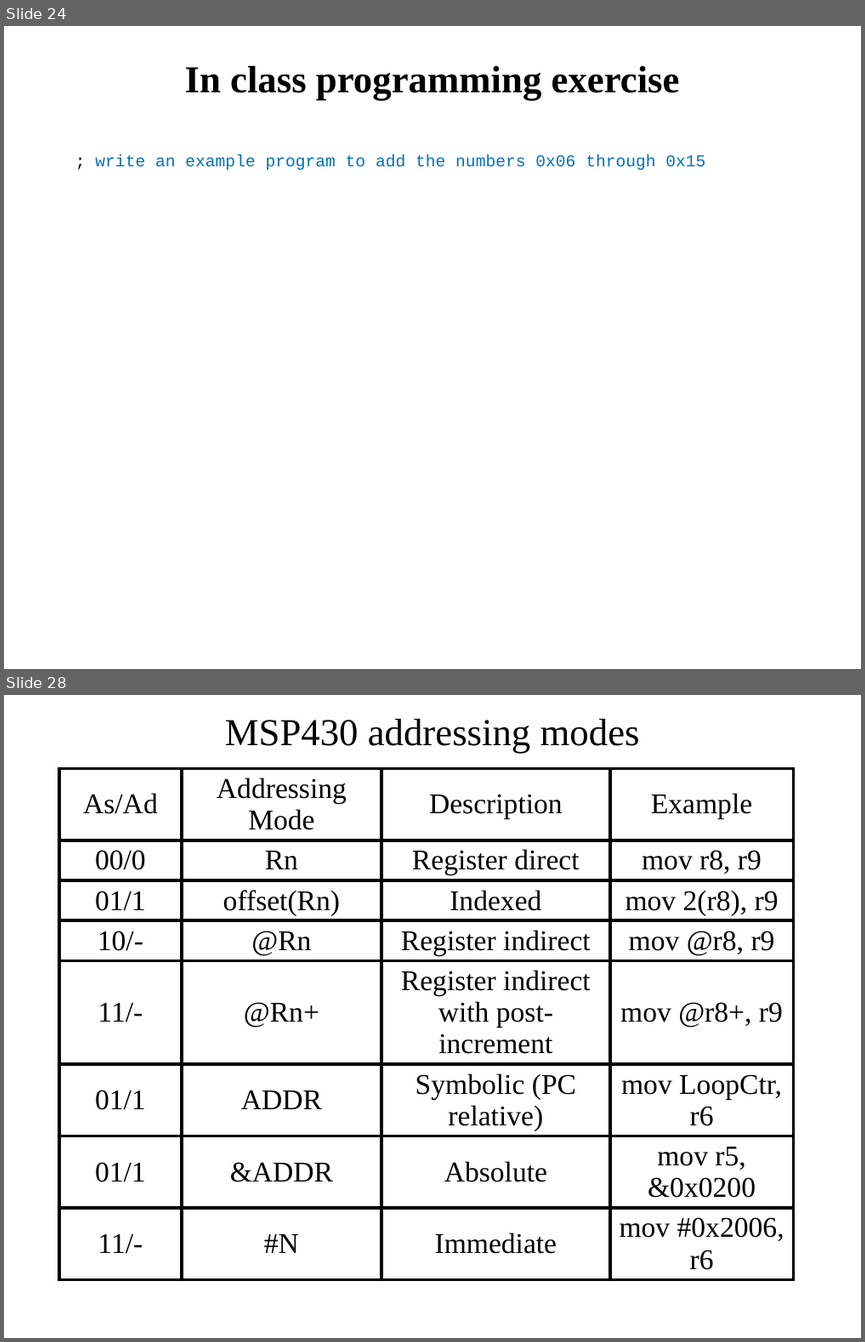
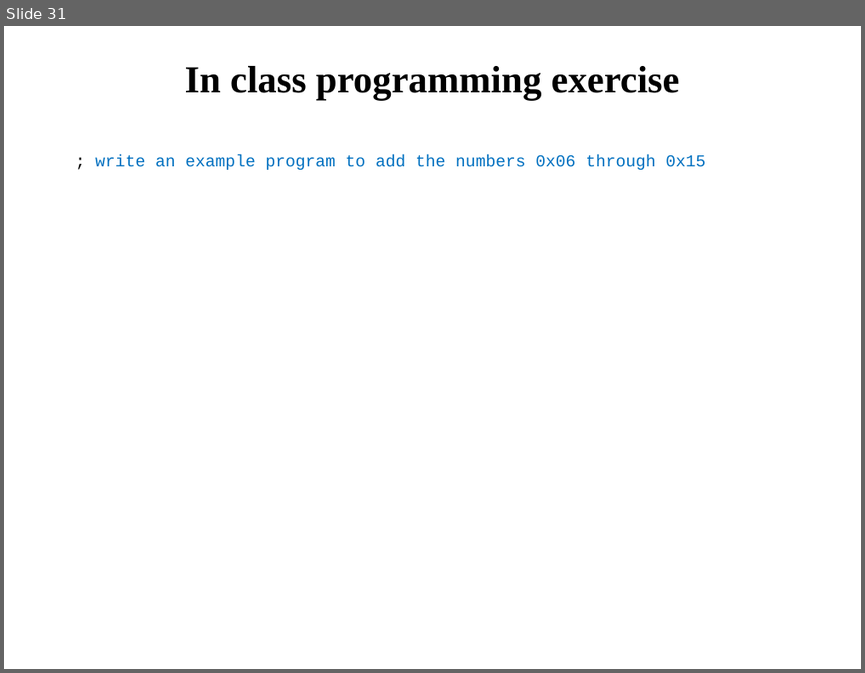
Before and after one commit to pw4rn3r/ECE382, a slide deck: notes/L4/Lsn4.pptx. Shown one above the other, each under a label of ours: slides 24 and 28 before the commit, slide 31 after it; the slides between them are not shown. The pictures are 865x1342 and 865x673 pixels, drawn with LibreOffice and Linux fonts; fonts in the diff are those of the drawing. Boxes give left, top, right and bottom in pixels: in the first picture for what was removed or moved away, otherwise in the second. Text is boxed around its words. In the diff, an @@ line names an element or a change of style, - is before the commit and + after.

```diff
--- a/notes/L4/Lsn4.pptx
+++ b/notes/L4/Lsn4.pptx
@@ slide 28 removed at <box>4,695,861,1338</box>, background #FFFFFF @@
@@ title removed at <box>225,719,640,754</box> @@
-MSP430 addressing modes
@@ table removed at <box>60,769,793,1273</box>, 8 rows, 4 columns @@
-As/Ad | Addressing Mode | Description | Example
-00/0 | Rn | Register direct | mov r8, r9
-01/1 | offset(Rn) | Indexed | mov 2(r8), r9
-10/- | @Rn | Register indirect | mov @r8, r9
-11/- | @Rn+ | Register indirect with post-increment | mov @r8+, r9
-01/1 | ADDR | Symbolic (PC relative) | mov LoopCtr, r6
-01/1 | &ADDR | Absolute | mov r5, &0x0200
-11/- | #N | Immediate | mov #0x2006, r6
@@ what was slide 24 is now slide 31 @@
```
Also in this commit, not shown: 5 slides changed, 24 other slides removed, 1 other file.
